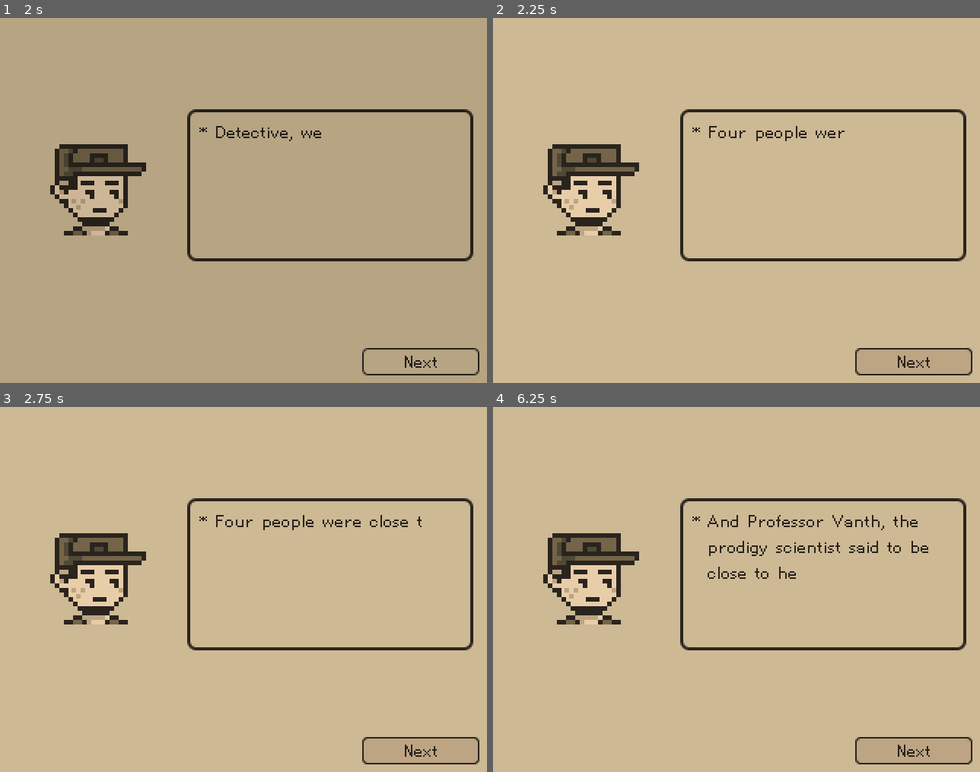
Above: before the commit, frames 1-4 (two rows, left to right).
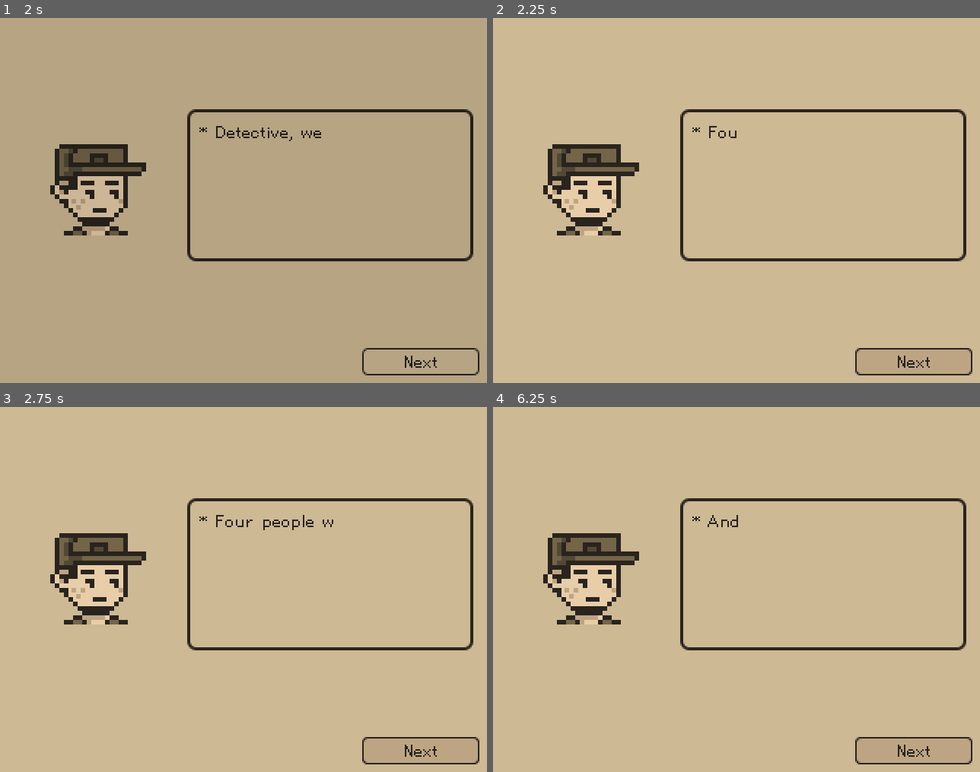
Above: after the commit, the same moments.

Repository: hkattt/game-off-2024
Game: Godot game, scene res://scenes/screens/start_menu.tscn
Two runs of this game, one before a commit and one after it. Both use one fixed random seed, a clock stepped at 60 frames per second and the inputs below. Sound files missing from this copy of the repository are replaced by a short silence.
Inputs:
- Up to frame 1 (2 s): tap Space at 0.5, 1.25 s; hold Right (ui_right) from 0.53 s (still down); tap Enter (ui_accept) at 0.77, 1.52 s
- Up to frame 2 (2.25 s): release Right (ui_right) at 2 s; click "Next" at 2 s
- Up to frame 3 (2.75 s): no input
- Up to frame 4 (6.25 s): click "Next" at 2.75 s; hold Left (ui_left) 3.53-4.28 s; hold Right (ui_right) 4.28-5.78 s; tap Enter (ui_accept) at 4.52, 5.27, 6.02 s; hold Left (ui_left) from 5.78 s (still down)

Frame 1 is identical in both runs. In frame 2, 0.2% of the frame differs, in the area x 50-73%, y 29-34%; in frame 3, 0.1%; in frame 4, 0.8%, in the area x 44-90%, y 29-48%.

Commit message:
Improved text box tweening

Diff:
--- a/game-off-2024/scripts/ui/text_box.gd
+++ b/game-off-2024/scripts/ui/text_box.gd
@@ -2,12 +2,10 @@
 
 const CHARACTER_READ_RATE: float = 0.05
 
-@onready var start_symbol: Label                 = $MarginContainer/HBoxContainer/Start
-@onready var text: Label                         = $MarginContainer/HBoxContainer/Text
+@onready var start_symbol: Label = $MarginContainer/HBoxContainer/Start
+@onready var text: Label         = $MarginContainer/HBoxContainer/Text
 
-# Called when the node enters the scene tree for the first time.
-func _ready() -> void:
-	pass
+@onready var tween: Tween = create_tween()
 
 # Called every frame. 'delta' is the elapsed time since the previous frame.
 func hide_text_box() -> void:
@@ -23,5 +21,7 @@
 	text.text = new_text
 	text.visible_ratio = 0.0
 	show_text_box()
-	var tween: Tween = create_tween()
+
+	tween.stop()
+	tween = create_tween()
 	tween.tween_property(text, "visible_ratio", 1.0, len(new_text) * CHARACTER_READ_RATE)
